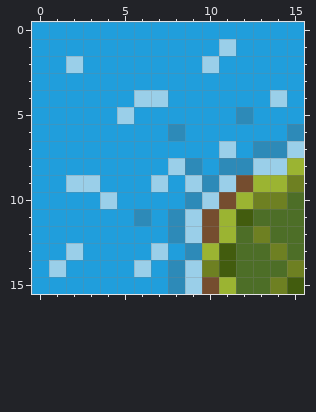
A pixel-art sprite gets an edit: src/res/tiles/046.png. This is how it looked before the edit.
The file is 16x16 pixels.
After:
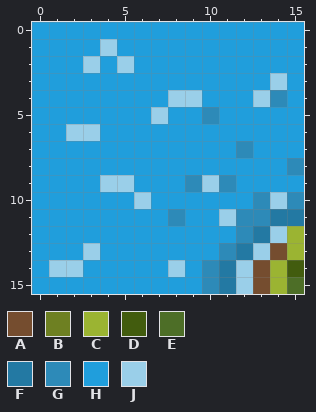
Palette (. is transparent): A #754d2f  B #6e8022  C #9bb432  D #425c0e  E #4d6e27  F #2379a3  G #2d8ab8  H #209edc  J #9acfe9
What changed:
y 1: x 4 H -> J; x 11 J -> H
y 2: x 2..3 JH -> HJ; x 5 H -> J; x 10 J -> H
y 3: x 14 H -> J
y 4: x 6..9 JJHH -> HHJJ; x 13..14 HJ -> JG
y 5: x 5 J -> H; x 7 H -> J; x 10 H -> G; x 12 G -> H
y 6: x 2..3 HH -> JJ; x 8 G -> H; x 15 G -> H
y 7: x 11..15 JHGGJ -> HGHHH
y 8: x 8..9 JG -> HH; x 11..15 GGJJC -> HHHHG
y 9: x 2..5 JJHH -> HHJJ; x 7 J -> H; x 9..15 JGJACCB -> GJGHHHH
y 10: x 4 J -> H; x 6 H -> J; x 9..15 GJACBBE -> HHHHGJG
y 11: x 6 G -> H; x 9..15 JACDEEE -> HHJGGFF
y 12: x 8..15 GJACEBEE -> HHHHGFJC
y 13: x 2..3 JH -> HJ; x 7 J -> H; x 9..15 GCDEEBE -> HHGFJAC
y 14: x 2 H -> J; x 6 J -> H; x 8..15 GJBDEEEB -> JHGFJACD
y 15: x 8..15 GJACEEBD -> HHGFJACE
Where, in picture pixels (left, top, right, bottom), the same in both pictures:
changed: (66, 39, 304, 294)
